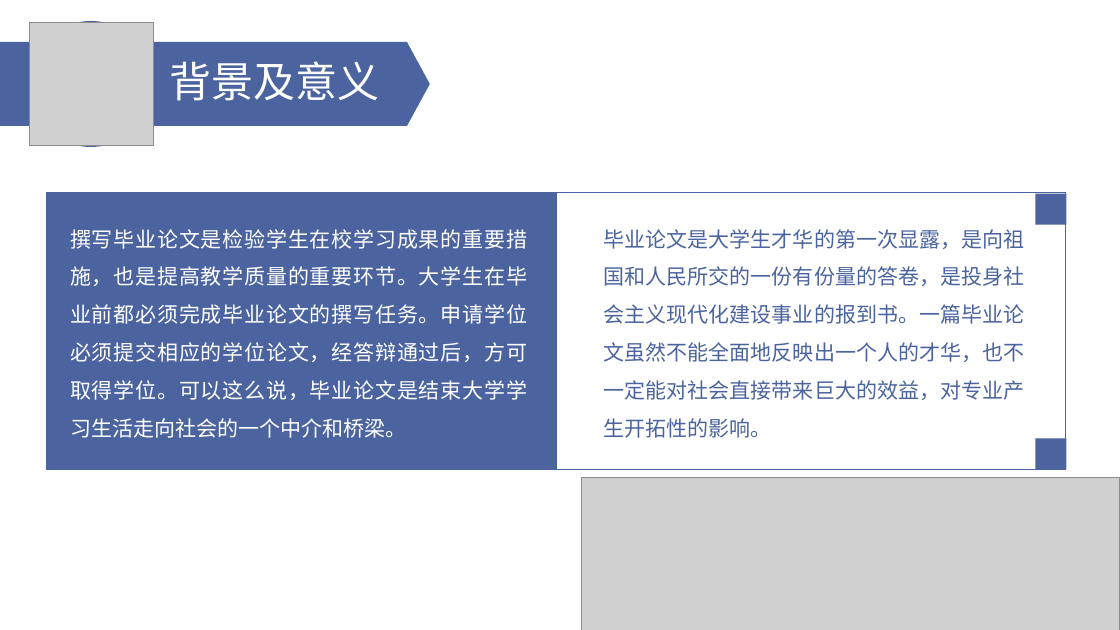
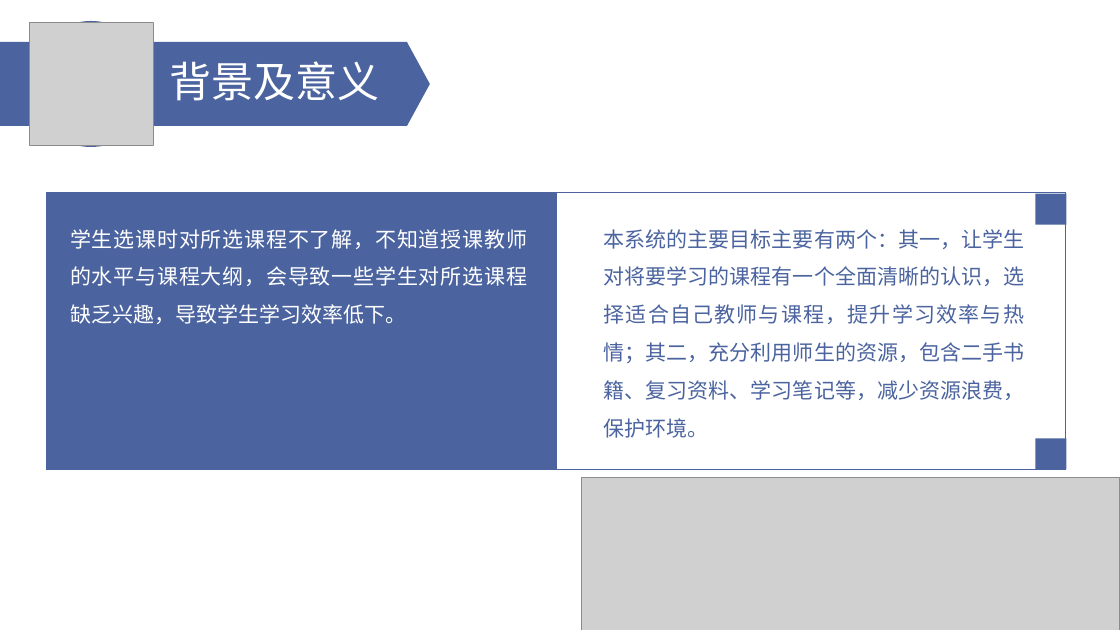
Before and after one commit to lzb-cc/Cmty, a slide deck: slide 2 of datas/毕业答辩PPT.ppt. Drawn at 1120x630 pixels with LibreOffice and Linux fonts; fonts in the diff are those of the drawing; grey boxes stand for pictures. Boxes give left, top, right and bottom in pixels: in the first picture for what was removed or moved away, otherwise in the second. Text is boxed around its words. In the diff, an @@ line names an element or a change of style, - is before the commit and + after.

```diff
--- a/datas/毕业答辩PPT.ppt
+++ b/datas/毕业答辩PPT.ppt
@@ text at [70,229,527,324]: text changed @@
-撰写毕业论文是检验学生在校学习成果的重要措施，也是提高教学质量的重要环节。大学生在毕业前都必须完成毕业论文的撰写任务。申请学位必须提交相应的学位论文，经答辩通过后，方可取得学位。可以这么说，毕业论文是结束大学学习生活走向社会的一个中介和桥梁。
+学生选课时对所选课程不了解，不知道授课教师的水平与课程大纲，会导致一些学生对所选课程缺乏兴趣，导致学生学习效率低下。
@@ text at [604,229,1025,438]: text changed @@
-毕业论文是大学生才华的第一次显露，是向祖国和人民所交的一份有份量的答卷，是投身社会主义现代化建设事业的报到书。一篇毕业论文虽然不能全面地反映出一个人的才华，也不一定能对社会直接带来巨大的效益，对专业产生开拓性的影响。
+本系统的主要目标主要有两个：其一，让学生对将要学习的课程有一个全面清晰的认识，选择适合自己教师与课程，提升学习效率与热情；其二，充分利用师生的资源，包含二手书籍、复习资料、学习笔记等，减少资源浪费，保护环境。
```
Also in this commit, not shown: 3 other slides changed.
